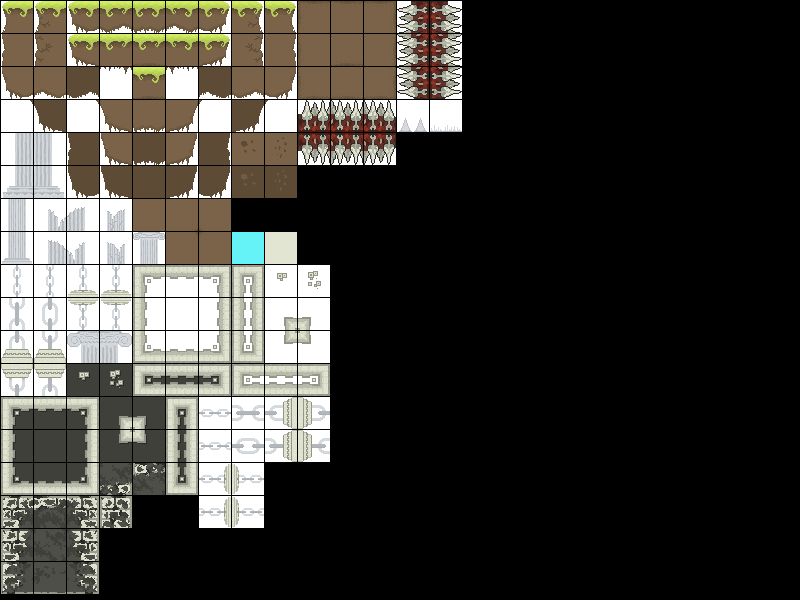
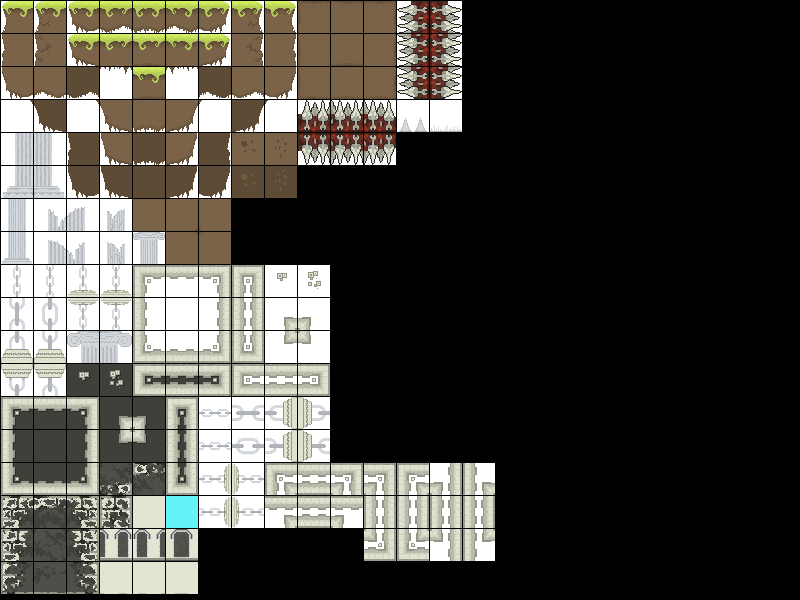
Before/after of a 800 × 600 layered artwork. What changed in the layer stack:
painted on "Capa 1" over (100, 232, 495, 594)
